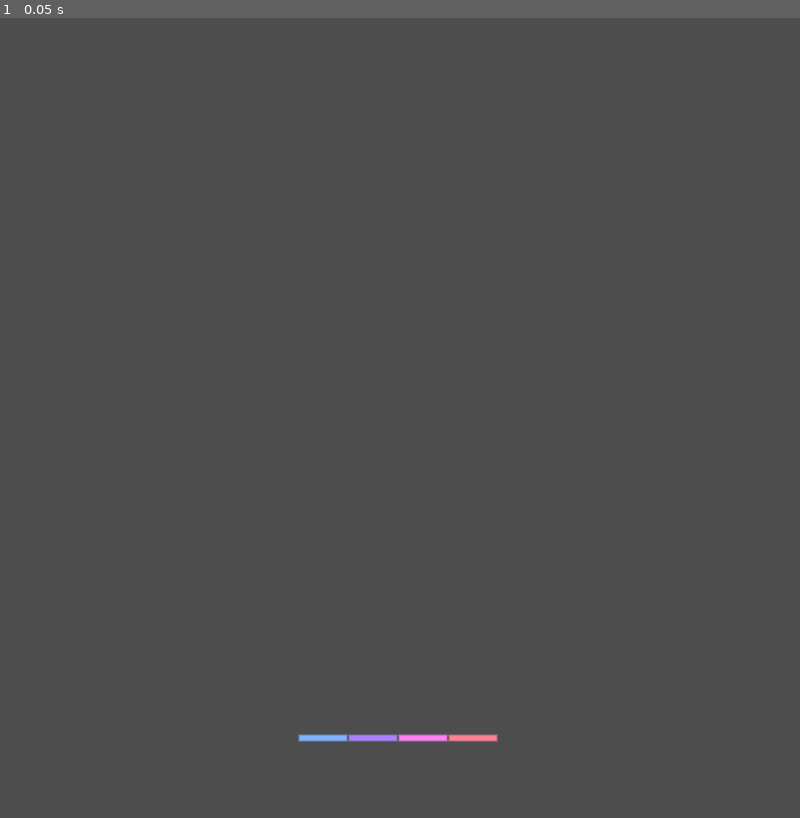
Above: before the commit, frame 1.
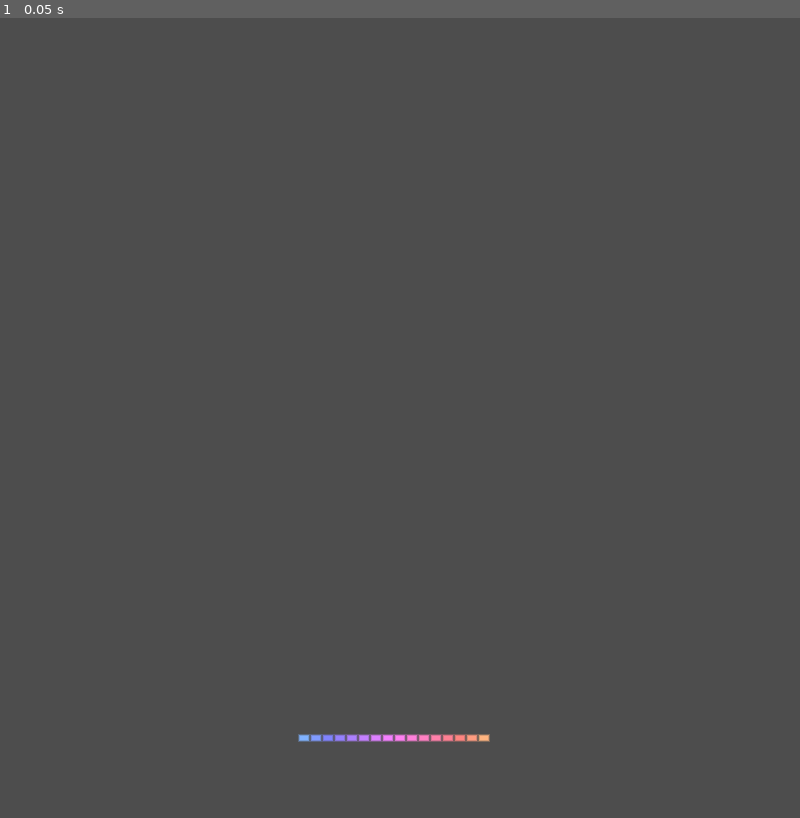
Above: after the commit, the same moment.

Repository: eatallyourdarlings/puppet
Game: Godot game, scene res://main.tscn
Same seed, same stepped clock (60 frames per second), same inputs: the game is played once before the commit and once after it.
Inputs:
- Up to frame 1 (0.05 s): no input

The runs differ from the first frame. In frame 1, 0.1% of the frame differs, in the area x 38-63%, y 89-91%.

Commit message:
add debug labels for specific frequencies

Diff:
--- a/main.tscn
+++ b/main.tscn
@@ -1,9 +1,10 @@
-[gd_scene load_steps=13 format=3 uid="uid://fwkogftsi30s"]
+[gd_scene load_steps=14 format=3 uid="uid://fwkogftsi30s"]
 
 [ext_resource type="Script" path="res://main.gd" id="1_023qc"]
 [ext_resource type="Texture2D" uid="uid://blj8mctgv46ds" path="res://assets/sheet.png" id="1_035ry"]
 [ext_resource type="Script" path="res://show_spectrum.gd" id="3_cvs2p"]
 [ext_resource type="AudioStream" uid="uid://crw7qx41pr358" path="res://assets/hellomababy.mp3" id="3_n16va"]
+[ext_resource type="Script" path="res://impulse.gd" id="5_ion41"]
 
 [sub_resource type="AtlasTexture" id="AtlasTexture_i6bjb"]
 atlas = ExtResource("1_035ry")
@@ -74,7 +75,7 @@
 position = Vector2(-50, 0)
 script = ExtResource("3_cvs2p")
 
-[node name="Magnitude" type="Label" parent="ShowSpectrum"]
+[node name="Label" type="Label" parent="ShowSpectrum"]
 visible = false
 anchors_preset = 7
 anchor_left = 0.5
@@ -87,10 +88,23 @@
 offset_bottom = 83.0
 grow_horizontal = 2
 grow_vertical = 0
-text = "magnitude"
+text = "test"
 
 [node name="CollisionShape2D" type="CollisionShape2D" parent="ShowSpectrum"]
 visible = false
 shape = SubResource("RectangleShape2D_fyjad")
 
 [node name="Camera2D" type="Camera2D" parent="."]
+
+[node name="Impulse" type="Node" parent="."]
+script = ExtResource("5_ion41")
+
+[node name="Label" type="Label" parent="Impulse"]
+offset_right = 40.0
+offset_bottom = 23.0
+
+[node name="Label2" type="Label" parent="Impulse"]
+offset_left = 1.0
+offset_top = 24.0
+offset_right = 41.0
+offset_bottom = 47.0
--- a/show_spectrum.gd
+++ b/show_spectrum.gd
@@ -1,6 +1,6 @@
 extends Node2D
 
-const VU_COUNT = 4
+const VU_COUNT = 16
 const FREQ_MAX = 11050.0
 
 @export var WIDTH = 100
@@ -12,7 +12,7 @@
 var max_values = []
 
 @onready var spectrum : AudioEffectSpectrumAnalyzerInstance = AudioServer.get_bus_effect_instance(0, 0)
-@onready var magnitude_label : Label = $Magnitude
+@onready var label : Label = $Label
 
 func _ready():
 	min_values.resize(VU_COUNT)
@@ -66,6 +66,9 @@
 		data.append(height)
 		prev_hz = hz
 
+	# display the index of the highest value
+	label.set_text(str(data.find(data.max())))
+
 	for i in range(VU_COUNT):
 		if data[i] > max_values[i]:
 			max_values[i] = data[i]
Not shown, changed: assets/hellomababy.mp3.import
Not shown, changed: .DS_Store
Not shown, changed: assets/.DS_Store
